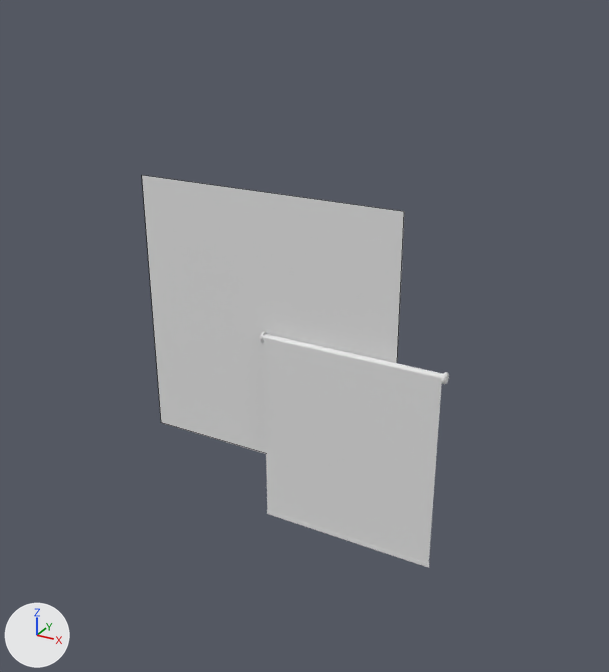
One commit to the FBX model ECOE sim/Assets/Art/Environment/Scene_Scene_Collection/Scene_Scene_Collection.fbx: the scene before it, then after it.
One viewpoint serves both versions: a 50 mm lens placed at (2.87, -4.65, 2.36), pointed at (0.26, 0.1, -0.02). The lights are fixed; the arrows at lower left show +X, +Y and +Z. The picture after the commit comes second. Mesh edges are drawn as thin lines on the coarser meshes. The same objects are shown in both versions, whatever each file hides. Where no turn or scale is listed for an object, it has been applied to the vertices. Vertices at exactly the same position are counted once.

The older version as bpy lines, for what is in view:
```python
me_cube_023 = bpy.data.meshes.new('Cube.023')
me_cube_023.from_pydata(...)  # 306 vertices, 297 faces; spans x -0.01..1.35, y -0.07..0.01, z -1.5..0.01
me_plane_011 = bpy.data.meshes.new('Plane.011')
me_plane_011.from_pydata([(1.0, 0.0, -1.0), (-1.0, 0.0, -1.0), (1.0, 0.0, 1.0), (-1.0, 0.0, 1.0)], [], [(0, 1, 3, 2)])
ob_wall_ao = bpy.data.objects.new('Wall_AO', me_plane_011)
ob_wall_ao.location = (0.0, 0.0, 0.0)
ob_window = bpy.data.objects.new('Window', me_cube_023)
ob_window.location = (0.0, 0.0, 0.0)
```
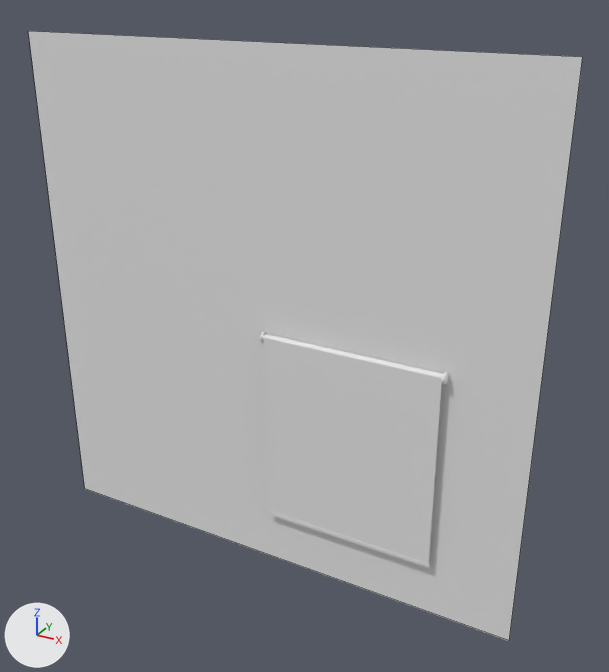
Boxes (x1, y1, x2, y2) around the edits, measured in the pictures (609 x 672 px):
'Wall_AO', reshaped: before (142, 175, 404, 454); after (28, 31, 583, 641)

The edits, one by one:
me_plane_011 is used by ob_wall_ao; location (0.0, 0.0, 0.0).
me_plane_011 had 4 vertices, 1 face and spanned x -1.0..1.0, y 0.0, z -1.0..1.0.
me_plane_011 now has 4 vertices, 1 face and spans x -1.93..1.93, y 0.0, z -1.93..1.93.
Part 1, on me_plane_011:
Vertex 0 of me_plane_011 moves from (1.0, 0.0, -1.0) to (1.93, 0.0, -1.93) at pixel (509, 640).
Vertex 1 of me_plane_011 moves from (-1.0, 0.0, -1.0) at pixel (161, 422) to (-1.93, 0.0, -1.93) at pixel (84, 488).
Vertex 2 of me_plane_011 moves from (1.0, 0.0, 1.0) at pixel (404, 211) to (1.93, 0.0, 1.93) at pixel (582, 57).
Vertex 3 of me_plane_011 moves from (-1.0, 0.0, 1.0) at pixel (141, 175) to (-1.93, 0.0, 1.93) at pixel (28, 31).
